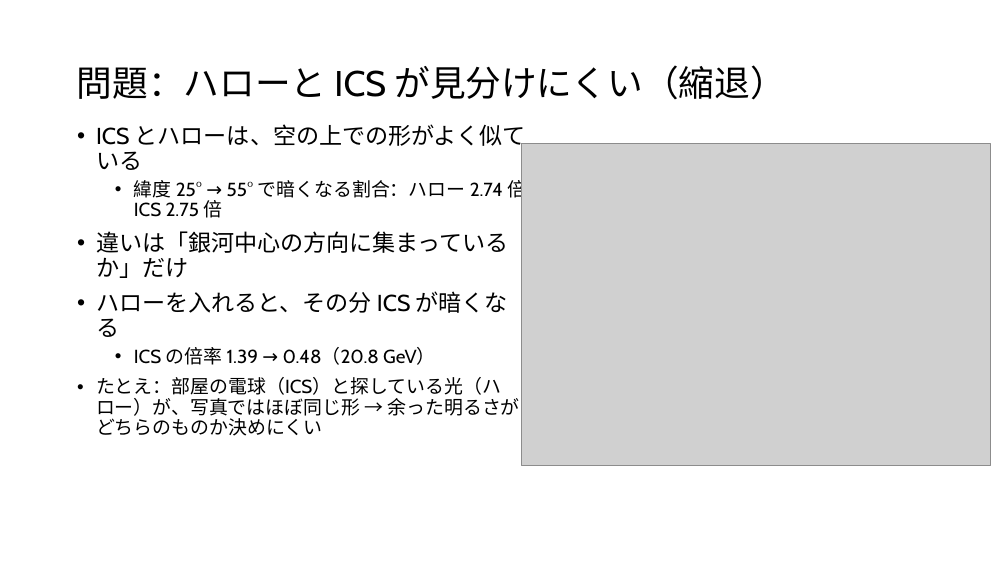
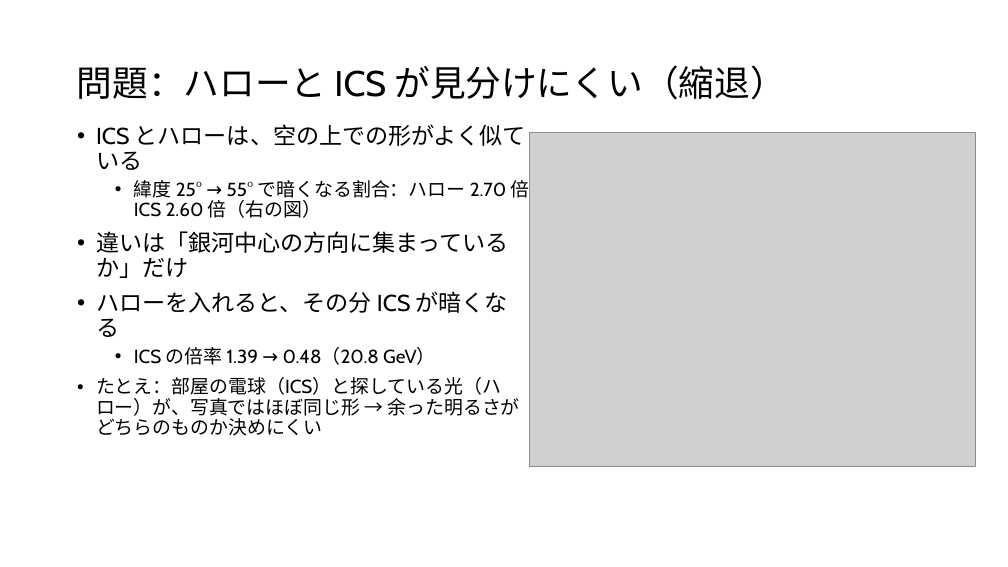
Before and after one commit to Mikann20041029/darkmatter-slides, a slide deck: slide 19 of slides/2026-10-03_研究進捗報告_claude.pptx (slide 24 before the commit). Drawn at 1008x567 pixels with LibreOffice and Linux fonts; fonts in the diff are those of the drawing; grey boxes stand for pictures. Boxes give left, top, right and bottom in pixels: in the first picture for what was removed or moved away, otherwise in the second. Text is boxed around its words. In the diff, an @@ line names an element or a change of style, - is before the commit and + after.

```diff
--- a/slides/2026-10-03_研究進捗報告_claude.pptx
+++ b/slides/2026-10-03_研究進捗報告_claude.pptx
@@ picture: place and size @@
-picture at box(522, 144, 991, 466)
+picture at box(529, 132, 975, 467)
@@ text at box(134, 176, 549, 218): text changed @@
-  • 緯度 25° → 55° で暗くなる割合：ハロー 2.74 倍、ICS 2.75 倍
+  • 緯度 25° → 55° で暗くなる割合：ハロー 2.70 倍、ICS 2.60 倍（右の図）
```
Also in this commit, not shown: 9 other slides changed, 1 slide added, 6 slides removed.
